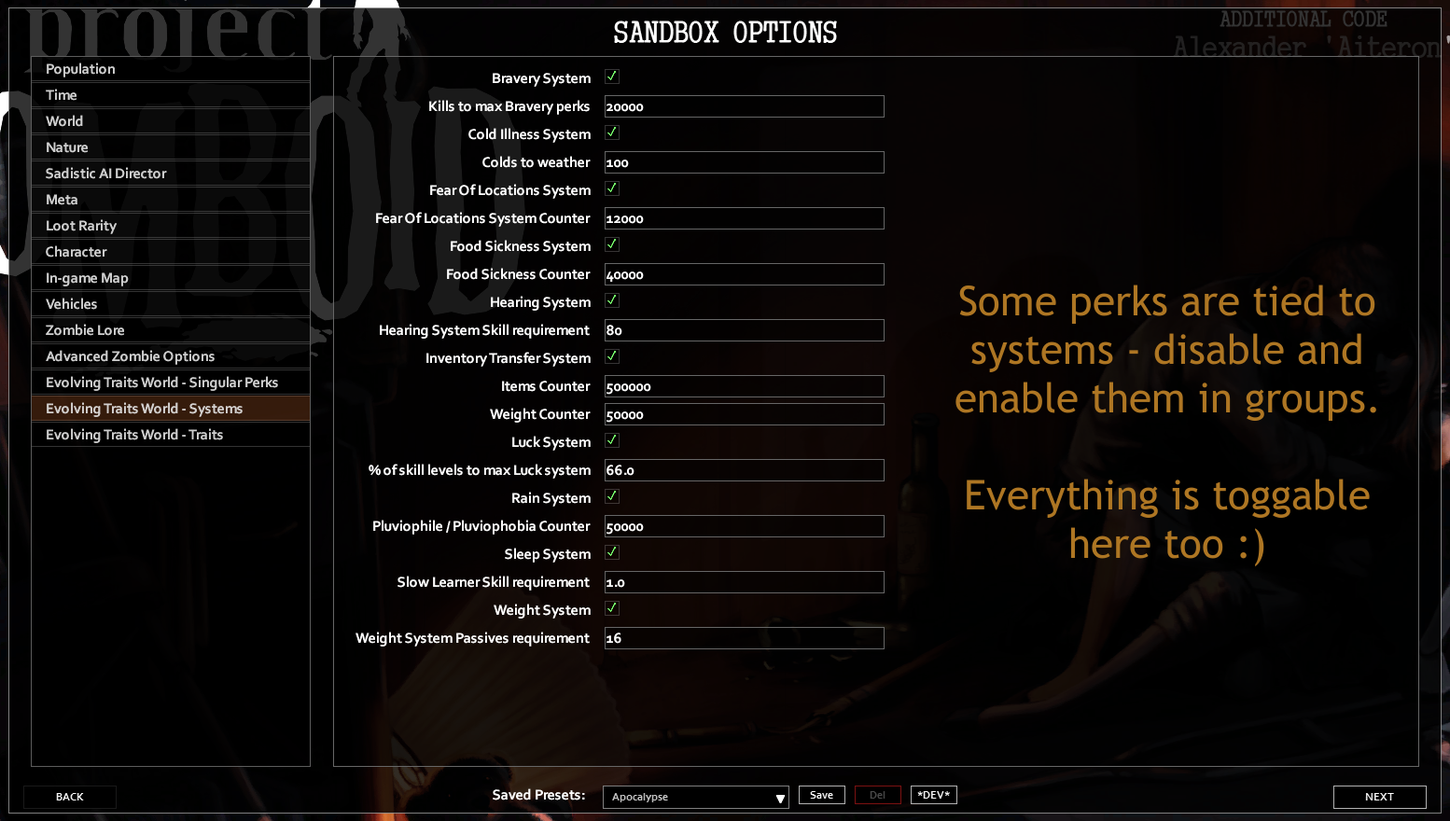
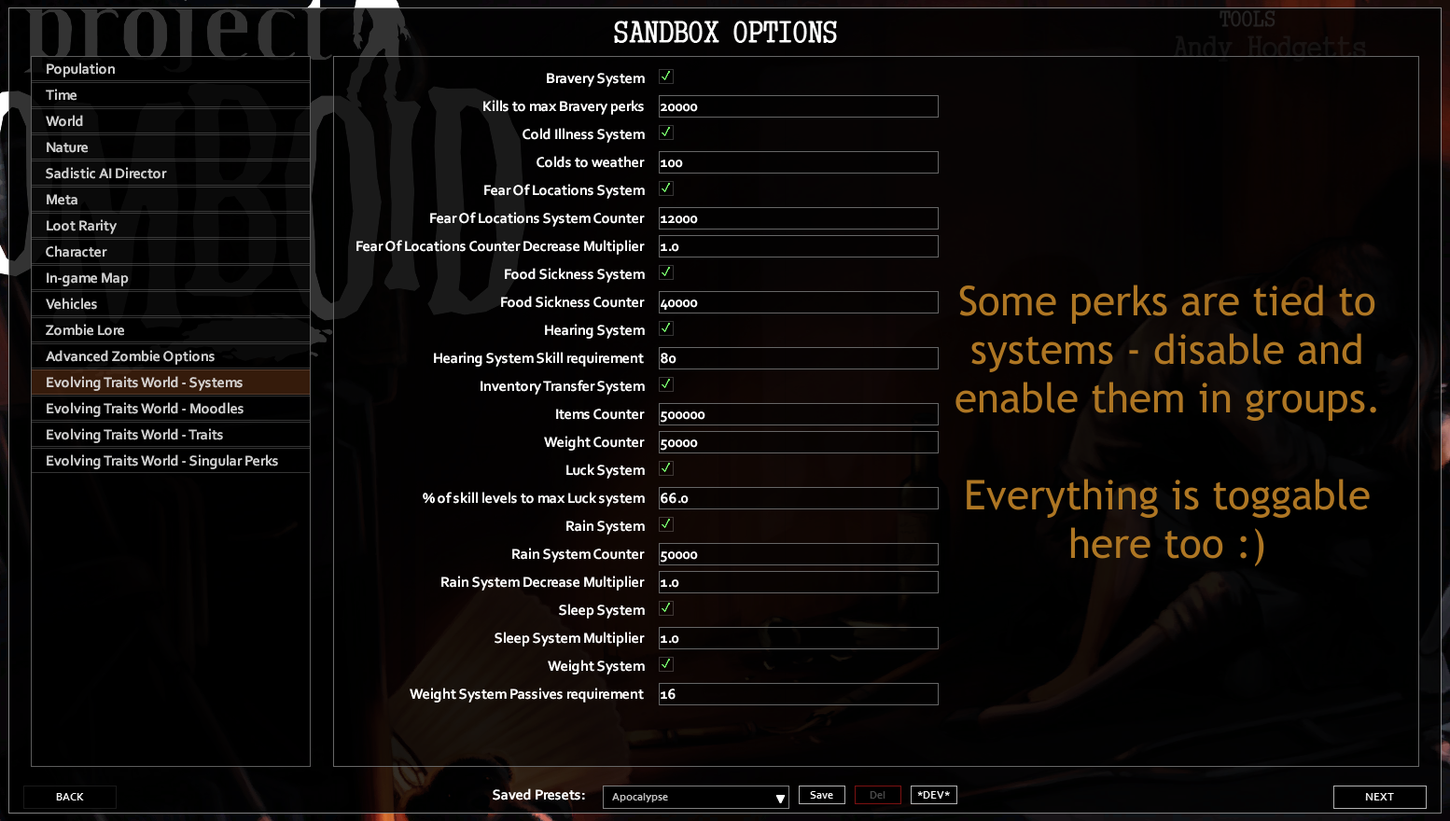
Layered file, before and after one edit (1450 x 821). Changes by layer:
renamed "ProjectZomboid64_GXWY5MM7Bo.png" to "ProjectZomboid64_H1PKprqZUL.png", painted on it over [left=31, top=10, right=1450, bottom=706]
